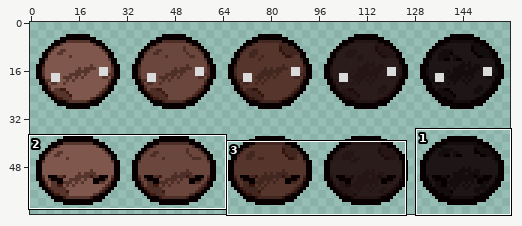
Two states of a sprite sheet, resources/gfx/monsters/trilo/trilo.png. Above: a wide view before the commit, with the close-up outlined.
Close-up. Old version:
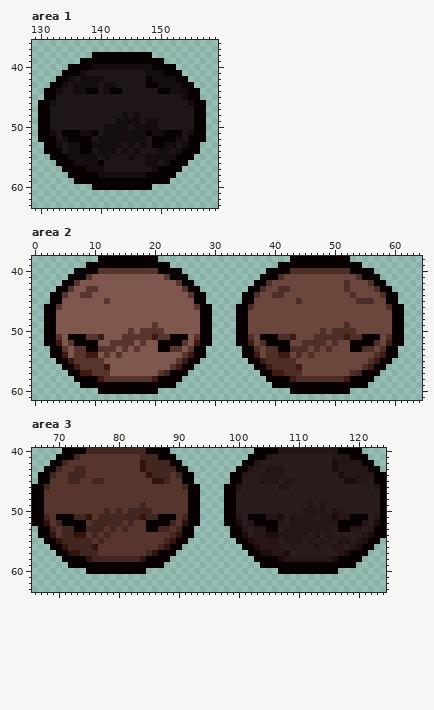
The file is 160x64 pixels. Colours within 5 levels of each other are drawn and written as one. Shown: area 1: x 129..159, y 36..63; area 2: x 0..64, y 38..61; area 3: x 66..124, y 40..63. The commit also changed other parts of the picture, which this record leaves out.
After:
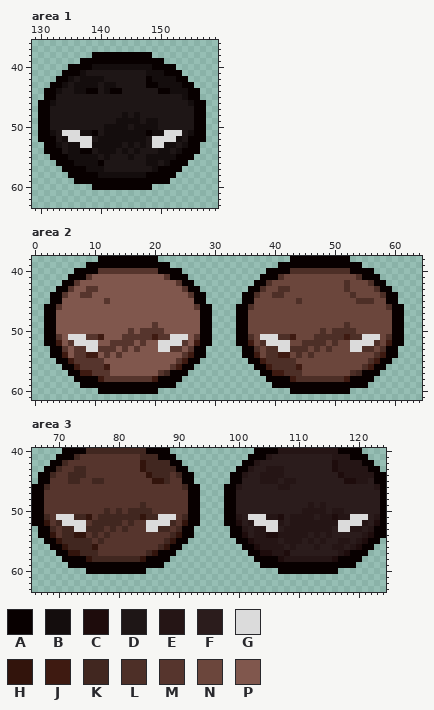
Palette (. is transparent): A #080000  B #140d0d  C #1e0c0c  D #1e1616  E #251515  F #2b1c1c  G #dbdbdb  H #32140c  J #3e1a11  K #412720  L #4d2f27  M #56352d  N #6b463c  P #80574d
Diff:
--- area 1
@@ x 129..159 @@
 50 .AADDDDDDDDDBBBBDBBBBDDDDDDAA..
-51 .AABDAAABBADBBBBBBBABBAAADBAA..
-52 .AAADBAAAADBBBBBBBBDAAAABDAAA..
-53 ..AABDBBAABBBBBDBDBDAABBDBAA...
+51 .AABDGGGBBADBBBBBBBABBGGGDBAA..
+52 .AAADBGGGGDBBBBBBBBDGGGGBDAAA..
+53 ..AABDBBGGBBBBBDBDBDGGBBDBAA...
 54 ..AAADBBAADBBBDBDBDDDBBDBAAA...
--- area 2
@@ x 0..64 @@
 50 ..AAPPPPPPPPPPPPMPMMMMPPPPPPAA....AANNNNNNNNNNNNLNLLLLNNNNNNAA...
-51 ..AAMPAAAMMJPPPMMMMMJMMAAAPMAA....AALNAAALLJNNNLLLLLJLLAAANLAA...
-52 ..AAJPMAAAAPPMMMMPMPPAAAAMPJAA....AAJNLAAAANNLLLLNLNNAAAALNJAA...
-53 ...AAMPMMAAMMMPMPMPPPAAMMPMAA......AALNLLAALLLNLNLNNNAALLNLAA....
+51 ..AAMPGGGMMJPPPMMMMMJMMGGGPMAA....AALNGGGLLJNNNLLLLLJLLGGGNLAA...
+52 ..AAJPMGGGGPPMMMMPMPPGGGGMPJAA....AAJNLGGGGNNLLLLNLNNGGGGLNJAA...
+53 ...AAMPMMGGMMMPMPMPPPGGMMPMAA......AALNLLGGLLLNLNLNNNGGLLNLAA....
 54 ...AAJPMMJJPMPMPPPPPPPPPPMJAA......AAJNLLJJNLNLNNNNNNNNNNLJAA....
--- area 3
@@ x 66..124 @@
 50 AAMMMMMMMMMMKMKMKKKKMMMMMMAA....AAFFFFFFFFFFFEEEEFEEFFFFFFA
-51 AAKMAAAKKHMKKKKKKKHKKAAAMKAA....AAEFAAAEECFEEEEFEECEEAAAFEA
-52 AAHMKAAAAMKKKKKMKMMAAAAKMHAA....AACFEAAAAEFEEEEEEEEAAAAEFCA
-53 .AAKMKKAAKKKMKMKMMMAAKKMKAA......AAEFEEAAFEEEEEEEEFAAEEFEAA
+51 AAKMGGGKKHMKKKKKKKHKKGGGMKAA....AAEFGGGEECFEEEEFEECEEGGGFEA
+52 AAHMKGGGGMKKKKKMKMMGGGGKMHAA....AACFEGGGGEFEEEEEEEEGGGGEFCA
+53 .AAKMKKGGKKKMKMKMMMGGKKMKAA......AAEFEEGGFEEEEEEEEFGGEEFEAA
 54 .AAHMKKHHMKMKMMMMMMMMMMKHAA......AACFEECCEEEEEFEFEFFFFFECAA
